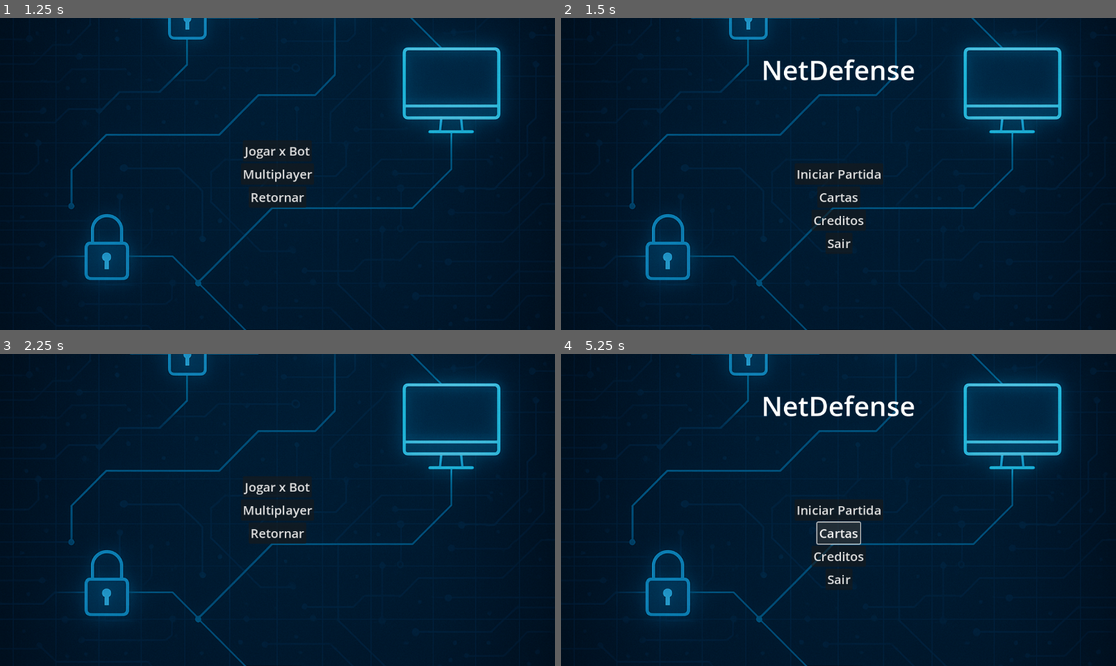
Above: before the commit, frames 1-4 (two rows, left to right).
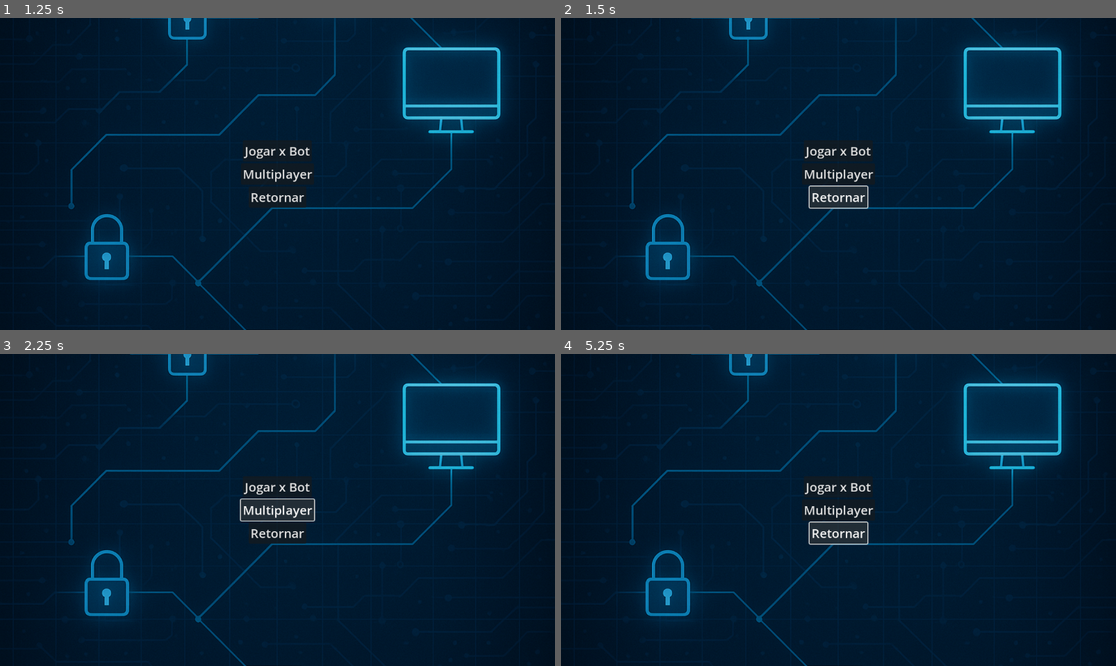
Above: after the commit, the same moments.

Repository: lucsol1/net-defense
Game: Godot game, scene res://scenes/menu.tscn
The game is run twice, just before and just after one commit, with the same random seed, the same clock (stepped at 60 frames per second) and the same inputs.
Inputs (mouse positions are in pixels of both pictures, inside the frame that each line leads up to):
- Up to frame 1 (1.25 s): click "Iniciar Partida" at 0.5 s
- Up to frame 2 (1.5 s): click "Retornar" at 1.25 s
- Up to frame 3 (2.25 s): click (277, 510) at 2 s, where only the run before the commit has a clickable "Iniciar Partida"
- Up to frame 4 (5.25 s): click "Jogar x Bot" at 2.75 s; click "Jogar x Bot" at 3.5 s; click "Retornar" at 4.25 s; click (838, 531) at 5 s, where only the run before the commit has a clickable "Cartas"

Frame 1 is identical in both runs. In frame 2, 1.9% of the frame differs, in the area x 36-64%, y 13-74%; in frame 3, 0.2%; in frame 4, 1.9%.

Commit message:
refactor: alters and deletes

Diff:
--- a/project.godot
+++ b/project.godot
@@ -15,6 +15,10 @@
 config/features=PackedStringArray("4.5", "GL Compatibility")
 config/icon="res://icon.svg"
 
+[autoload]
+
+GameManager="*res://scripts/game_manager.gd"
+
 [rendering]
 
 renderer/rendering_method="gl_compatibility"
--- a/scenes/card.tscn
+++ b/scenes/card.tscn
@@ -1,18 +1,24 @@
 [gd_scene load_steps=3 format=3 uid="uid://bs2umy0c6x0da"]
 
-[ext_resource type="Texture2D" uid="uid://2pps5dfcgiu2" path="res://assets/cart1.png" id="1_l72q7"]
+[ext_resource type="Script" uid="uid://bv4mu3f36yyqc" path="res://scripts/card.gd" id="1_d81rb"]
 
 [sub_resource type="RectangleShape2D" id="RectangleShape2D_djfn2"]
 size = Vector2(92, 152)
 
 [node name="Card" type="Node2D"]
+position = Vector2(47, 78)
+script = ExtResource("1_d81rb")
 
 [node name="CardImage" type="Sprite2D" parent="."]
 position = Vector2(1.1920929e-07, 0)
 scale = Vector2(0.09057617, 0.100423165)
-texture = ExtResource("1_l72q7")
+
+[node name="Label" type="Label" parent="."]
+offset_right = 40.0
+offset_bottom = 23.0
 
 [node name="Area2D" type="Area2D" parent="."]
 
 [node name="CollisionShape2D" type="CollisionShape2D" parent="Area2D"]
+position = Vector2(-1, -1)
 shape = SubResource("RectangleShape2D_djfn2")
--- a/scripts/card.gd
+++ b/scripts/card.gd
@@ -1,14 +1,20 @@
-extends Control
+extends Node2D
 class_name Card
+
+signal card_played(card_id)
 
 var card_id: int
 var original_position: Vector2
 var dragging := false
 
-@onready var image: TextureRect = $TextureRect
 @onready var label: Label = $Label
+@onready var card_image: Sprite2D = $CardImage
+@onready var area: Area2D = $Area2D
 
-func _gui_input(event: InputEvent) -> void:
+func _ready() -> void:
+	area.input_event.connect(_on_area_input)
+
+func _on_area_input(_viewport, event, _shape_idx) -> void:
 	if event is InputEventMouseButton and event.button_index == MOUSE_BUTTON_LEFT:
 		if event.pressed:
 			dragging = true
@@ -19,27 +25,23 @@
 			z_index = 0
 			_check_drop()
 
-	elif event is InputEventMouseMotion and dragging:
-		global_position += event.relative
+func _process(_delta: float) -> void:
+	if dragging:
+		global_position = get_global_mouse_position()
 
 func setup(_card_id: int) -> void:
 	card_id = _card_id
 	var data = CardDatabase.get_card(card_id)
-
-	label.text = data.name
-	image.texture = load(data.sprite)
+	label.text = data.get("name", "???")
+	if data.get("sprite", "") != "":
+		card_image.texture = load(data["sprite"])
 
 func _check_drop() -> void:
-	var play_area = get_tree().get_first_node_in_group("play_area")
+	var overlapping = area.get_overlapping_areas()
+	for other_area in overlapping:
+		if other_area.is_in_group("play_area"):
+			emit_signal("card_played", card_id)
+			return
 
-	if play_area == null:
-		# não achou área de jogo (volta)
-		global_position = original_position
-		return
-
-	if play_area.get_global_rect().has_point(get_global_mouse_position()):
-		emit_signal("card_played", card_id)
-		queue_free()
-	else:
-		# drop inválido (volta pra posição original)
-		global_position = original_position
+	# Se não soltou em cima de nenhuma area do jogo ela volta pra m
+	global_position = original_position
--- a/scripts/card_database.gd
+++ b/scripts/card_database.gd
@@ -10,30 +10,34 @@
 const CARDS := {
 	1: {
 		"name": "Mago do Roteamento",
-		"sprite": "",
+		"sprite": "res://assets/cards/roteador.png",
 		"effect": EffectType.DAMAGE,
-		"value": 5
+		"value": 5,
+		"cost": 3
 	},
 	2: {
 		"name": "Firewall Arcano",
-		"sprite": "",
+		"sprite": "res://assets/cards/firewall.png",
 		"effect": EffectType.HEAL,
-		"value": 3
+		"value": 3,
+		"cost": 1
 	}
 }
 
 static func get_card(card_id: int) -> Dictionary:
 	return CARDS.get(card_id, {})
 
-static func apply_effect(card_id: int, player: Player) -> void:
+static func apply_effect(card_id: int, player: Player, own_server: Server, enemy_server: Server) -> void:
 	var card = get_card(card_id)
 	if card.is_empty():
 		return
-
-	match card.effect:
+	match card["effect"]:
 		EffectType.DAMAGE:
 			print("Causando dano:", card.value)
+			enemy_server.hp -= card["value"]
 		EffectType.HEAL:
 			print("Curando:", card.value)
+			own_server.hp += card["value"]
 		EffectType.DRAW:
 			print("Comprando carta")
+			player.add_card(randi_range(1, 2))
--- a/scripts/player.gd
+++ b/scripts/player.gd
@@ -28,15 +28,3 @@
 
 func has_card(card_id: int) -> bool:
 	return card_id in hand
-
-func play_card(card_id: int) -> bool:
-	if not can_play:
-		return false
-	if not has_card(card_id):
-		return false
-
-	# aplica o efeito da carta
-	CardDatabase.apply_effect(card_id, self)
-
-	remove_card(card_id)
-	return true
--- a/scripts/start_match.gd
+++ b/scripts/start_match.gd
@@ -1,7 +1,16 @@
-extends Control
+# start_match.gd
+extends Node
 
+func _ready() -> void:
+	# Cria os dois jogadores
+	var p1 = Player.new(0, "Player 1")
+	var p2 = Player.new(1, "Player 2")
 
+	# Cria os dois servidores
+	var s1 = Server.new()
+	var s2 = Server.new()
+	s1.hp = 1000
+	s2.hp = 1000
 
-func _on_return_pressed() -> void:
-	get_tree().change_scene_to_file("res://scenes/menu.tscn")
-	pass # Replace with function body.
+	# Entrega tudo pro GameManager iniciar
+	GameManager.start_game(p1, p2, s1, s2)
Binary file removed: assets/cart1.png
Not shown, removed: assets/cart1.png.import
